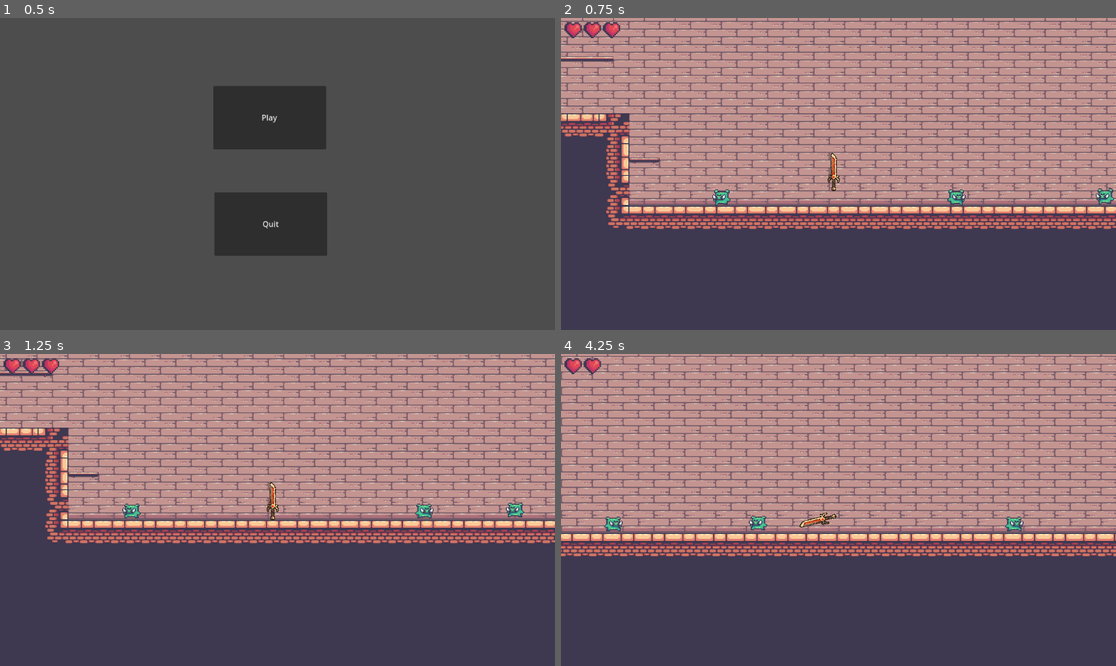
Above: before the commit, frames 1-4 (two rows, left to right).
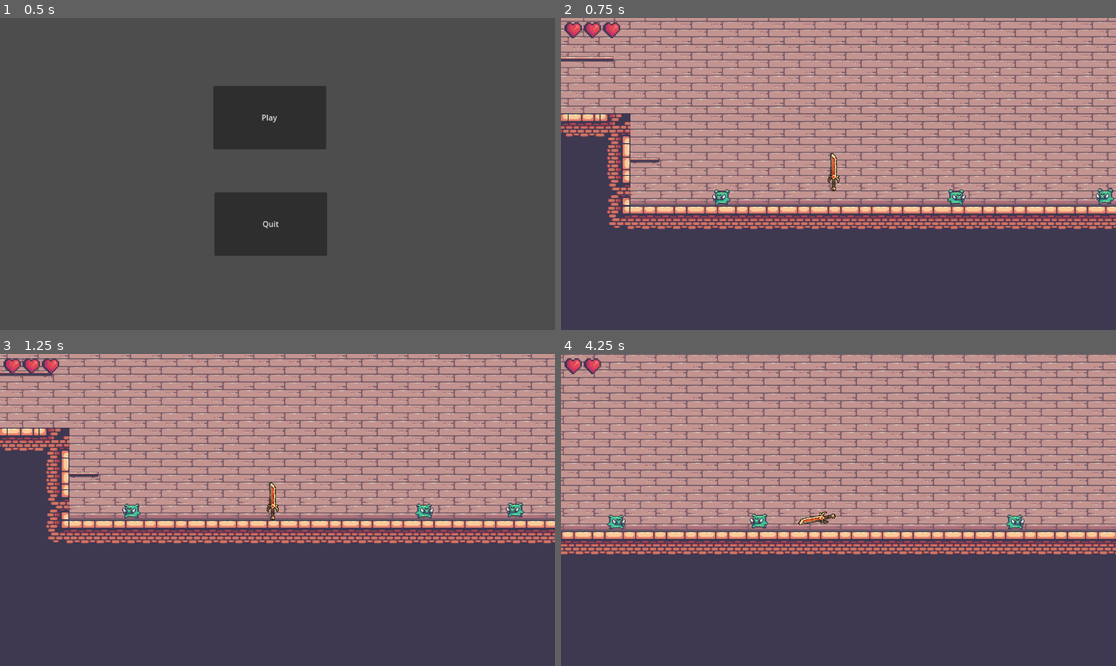
Above: after the commit, the same moments.

Repository: DonTangen/KnifeFight
Game: Godot game, scene res://scenes/title_screen.tscn
The game is run twice, just before and just after one commit, with the same random seed, the same clock (stepped at 60 frames per second) and the same inputs.
Inputs (mouse positions are in pixels of both pictures, inside the frame that each line leads up to):
- Up to frame 1 (0.5 s): no input
- Up to frame 2 (0.75 s): click "Play" at 0.5 s
- Up to frame 3 (1.25 s): no input
- Up to frame 4 (4.25 s): move the mouse to (960, 494) at 1.27 s; hold D (move_right) 1.28-2.78 s; click (960, 494) at 1.35 s; tap Space (jump) at 1.52, 2.27, 3.77 s; move the mouse to (727, 525) at 2.02 s; right-click (727, 525) at 2.1 s; move the mouse to (894, 441) at 2.77 s; hold A (move_left) 2.78-3.53 s; click (894, 441) at 2.85 s; move the mouse to (810, 572) at 3.52 s; hold D (move_right) from 3.53 s (still down); right-click (810, 572) at 3.6 s

Frame 1 is identical in both runs. In frame 2, 7.5% of the frame differs, in the area x 0-100%, y 0-68%; in frame 3, 6.9%; in frame 4, 33%, in the area x 0-100%, y 0-65%.

Commit message:
Added pause menu and cannon ball killboxes

Diff:
--- /dev/null
+++ b/assets/pause_menu.gdshader
@@ -0,0 +1,15 @@
+shader_type canvas_item;
+uniform sampler2D SCREEN_TEXTURE: hint_screen_texture, filter_linear_mipmap;
+
+uniform float lod: hint_range(0.0, 5) = 0.0; //lod refers to how much blur
+
+void fragment() {
+	vec4 color = texture(SCREEN_TEXTURE, SCREEN_UV,lod);
+	COLOR = color;
+	// Called for every pixel the material is visible on.
+}
+
+//void light() {
+	// Called for every pixel for every light affecting the CanvasItem.
+	// Uncomment to replace the default light processing function with this one.
+//}
--- a/project.godot
+++ b/project.godot
@@ -61,6 +61,11 @@
 "events": [Object(InputEventMouseButton,"resource_local_to_scene":false,"resource_name":"","device":-1,"window_id":0,"a …(253 unchanged characters)…
 ]
 }
+esc={
+"deadzone": 0.5,
+"events": [Object(InputEventKey,"resource_local_to_scene":false,"resource_name":"","device":-1,"window_id":0,"alt_pressed":false,"shift_pressed":false,"ctrl_pressed":false,"meta_pressed":false,"pressed":false,"keycode":0,"physical_keycode":4194305,"key_label":0,"unicode":0,"location":0,"echo":false,"script":null)
+]
+}
 
 [rendering]
 
--- a/scenes/game.tscn
+++ b/scenes/game.tscn
@@ -12,6 +12,7 @@
 [ext_resource type="PackedScene" uid="uid://1ooyai65ai6p" path="res://scenes/one_way_platform_small.tscn" id="7_kyjnp"]
 [ext_resource type="PackedScene" uid="uid://bduynmhcdwr4o" path="res://scenes/killzone_boundaries.tscn" id="8_3r8dd"]
 [ext_resource type="PackedScene" uid="uid://beroim3bxc3dn" path="res://scenes/pig.tscn" id="8_etwnv"]
+[ext_resource type="PackedScene" uid="uid://djtjfdvck5wsb" path="res://scenes/pause_menu.tscn" id="13_2msg8"]
 
 [sub_resource type="TileSetAtlasSource" id="TileSetAtlasSource_0uv3l"]
 texture = ExtResource("2_567as")
@@ -319,11 +320,24 @@
 
 [node name="Lives" parent="." instance=ExtResource("6_u2opf")]
 
+[node name="pause" type="CanvasLayer" parent="."]
+
+[node name="PauseMenu" parent="pause" instance=ExtResource("13_2msg8")]
+z_index = 3
+anchors_preset = 9
+anchor_right = 0.0
+offset_left = -104.0
+offset_top = -22.0
+offset_right = -104.0
+offset_bottom = -22.0
+grow_horizontal = 1
+scale = Vector2(1.84421, 1.20668)
+
 [node name="TileMaps" type="Node" parent="."]
 
 [node name="TileMapLayer" type="TileMapLayer" parent="TileMaps"]
 use_parent_material = true
-position = Vector2(2, 0)
+position = Vector2(3, 0)
 tile_map_data = PackedByteArray("AAD2/wEAAAABAAkAAAD3/wEAAAACAAkAAAD4/wEAAAACAAkAAAD5/wEAAAACAAkAAAD6/wEAAAACAAkAAAD7/w …(27760 unchanged characters)…
 tile_set = SubResource("TileSet_6j3va")
 
--- /dev/null
+++ b/scenes/pause_menu.tscn
@@ -0,0 +1,101 @@
+[gd_scene load_steps=7 format=3 uid="uid://djtjfdvck5wsb"]
+
+[ext_resource type="Shader" path="res://assets/pause_menu.gdshader" id="1_jeqkk"]
+[ext_resource type="Script" path="res://scripts/pause_menu.gd" id="1_qwjh6"]
+
+[sub_resource type="ShaderMaterial" id="ShaderMaterial_rcvaq"]
+shader = ExtResource("1_jeqkk")
+shader_parameter/lod = 0.0
+
+[sub_resource type="Animation" id="Animation_go5j3"]
+tracks/0/type = "value"
+tracks/0/imported = false
+tracks/0/enabled = true
+tracks/0/path = NodePath("ColorRect:material:shader_parameter/lod")
+tracks/0/interp = 1
+tracks/0/loop_wrap = true
+tracks/0/keys = {
+"times": PackedFloat32Array(0, 1),
+"transitions": PackedFloat32Array(1, 1),
+"update": 0,
+"values": [0.0, 1.148]
+}
+
+[sub_resource type="Animation" id="Animation_egy22"]
+resource_name = "blur"
+length = 0.3
+tracks/0/type = "value"
+tracks/0/imported = false
+tracks/0/enabled = true
+tracks/0/path = NodePath("ColorRect:material:shader_parameter/lod")
+tracks/0/interp = 1
+tracks/0/loop_wrap = true
+tracks/0/keys = {
+"times": PackedFloat32Array(0),
+"transitions": PackedFloat32Array(1),
+"update": 0,
+"values": [0.0]
+}
+
+[sub_resource type="AnimationLibrary" id="AnimationLibrary_2a3m0"]
+_data = {
+"RESET": SubResource("Animation_go5j3"),
+"blur": SubResource("Animation_egy22")
+}
+
+[node name="PauseMenu" type="Control"]
+process_mode = 3
+layout_mode = 3
+anchors_preset = 15
+anchor_right = 1.0
+anchor_bottom = 1.0
+grow_horizontal = 2
+grow_vertical = 2
+script = ExtResource("1_qwjh6")
+
+[node name="ColorRect" type="ColorRect" parent="."]
+show_behind_parent = true
+material = SubResource("ShaderMaterial_rcvaq")
+layout_mode = 1
+anchors_preset = 15
+anchor_right = 1.0
+anchor_bottom = 1.0
+grow_horizontal = 2
+grow_vertical = 2
+
+[node name="PanelContainer" type="PanelContainer" parent="."]
+layout_mode = 1
+anchors_preset = -1
+anchor_right = 1.0
+anchor_bottom = 0.969
+offset_left = 327.0
+offset_top = 204.0
+offset_right = -298.0
+offset_bottom = -183.912
+grow_vertical = 2
+
+[node name="VBoxContainer" type="VBoxContainer" parent="PanelContainer"]
+layout_mode = 2
+size_flags_vertical = 4
+alignment = 1
+
+[node name="Resume" type="Button" parent="PanelContainer/VBoxContainer"]
+layout_mode = 2
+text = "Resume"
+
+[node name="Restart" type="Button" parent="PanelContainer/VBoxContainer"]
+layout_mode = 2
+text = "Restart"
+
+[node name="Quit" type="Button" parent="PanelContainer/VBoxContainer"]
+layout_mode = 2
+text = "Quit"
+
+[node name="AnimationPlayer" type="AnimationPlayer" parent="."]
+libraries = {
+"": SubResource("AnimationLibrary_2a3m0")
+}
+
+[connection signal="pressed" from="PanelContainer/VBoxContainer/Resume" to="." method="_on_resume_pressed"]
+[connection signal="pressed" from="PanelContainer/VBoxContainer/Restart" to="." method="_on_restart_pressed"]
+[connection signal="pressed" from="PanelContainer/VBoxContainer/Quit" to="." method="_on_quit_pressed"]
--- a/scenes/projectile.tscn
+++ b/scenes/projectile.tscn
@@ -1,7 +1,20 @@
-[gd_scene load_steps=4 format=3 uid="uid://btj3hclwokfda"]
+[gd_scene load_steps=6 format=3 uid="uid://btj3hclwokfda"]
 
 [ext_resource type="Script" path="res://scripts/projectile.gd" id="1_gevd1"]
 [ext_resource type="Texture2D" uid="uid://qmtjr0jl40kj" path="res://assets/Sprites/10-Cannon/Cannon Ball.png" id="2_11f33"]
+[ext_resource type="PackedScene" uid="uid://upe0adekrunx" path="res://scenes/killzone.tscn" id="2_ir8ip"]
+
+[sub_resource type="GDScript" id="GDScript_lqje0"]
+script/source = "extends Area2D
+
+
+@onready var timer: Timer = $Timer
+
+func _on_body_entered(body: Node2D) -> void:
+	print(\"HIT\")
+	Livescounter.lives -= 1
+	if Livescounter.lives == 0:
+		body.get_node(\"CollisionShape2D\").queue_free()"
 
 [sub_resource type="CircleShape2D" id="CircleShape2D_yihm7"]
 radius = 6.40312
@@ -16,8 +29,14 @@
 [node name="Area2D" type="Area2D" parent="."]
 collision_mask = 2
 collision_priority = 0.0
+script = SubResource("GDScript_lqje0")
 
 [node name="CollisionShape2D" type="CollisionShape2D" parent="Area2D"]
+shape = SubResource("CircleShape2D_yihm7")
+
+[node name="Killzone" parent="Area2D" instance=ExtResource("2_ir8ip")]
+
+[node name="CollisionShape2D" type="CollisionShape2D" parent="Area2D/Killzone"]
 shape = SubResource("CircleShape2D_yihm7")
 
 [node name="CollisionShape2D" type="CollisionShape2D" parent="."]
--- /dev/null
+++ b/scripts/pause_menu.gd
@@ -0,0 +1,38 @@
+extends Control
+@onready var pause_menu: Control = $"."
+@onready var game = get_tree().current_scene
+
+func _ready():
+	$AnimationPlayer.play("RESET")
+	pause_menu.hide()
+
+
+func resume():
+	get_tree().paused = false
+	$AnimationPlayer.play_backwards("blur")
+
+func pause():
+	get_tree().paused = true
+	pause_menu.show()
+	$AnimationPlayer.play("blur")
+
+func testEsc():
+	if Input.is_action_just_pressed("esc") and get_tree().paused == false:
+		pause()
+	elif Input.is_action_just_pressed("esc") and get_tree().paused == true:
+		resume()
+		pause_menu.hide()
+
+func _on_resume_pressed() -> void:
+	resume()
+	pause_menu.hide()
+
+func _on_restart_pressed() -> void:
+	resume()
+	get_tree().reload_current_scene()
+
+func _on_quit_pressed() -> void:
+	get_tree().quit()
+
+func _process(_delta):
+	testEsc()
Not shown: 1 places in scenes/game.tscn that only renumber resources
